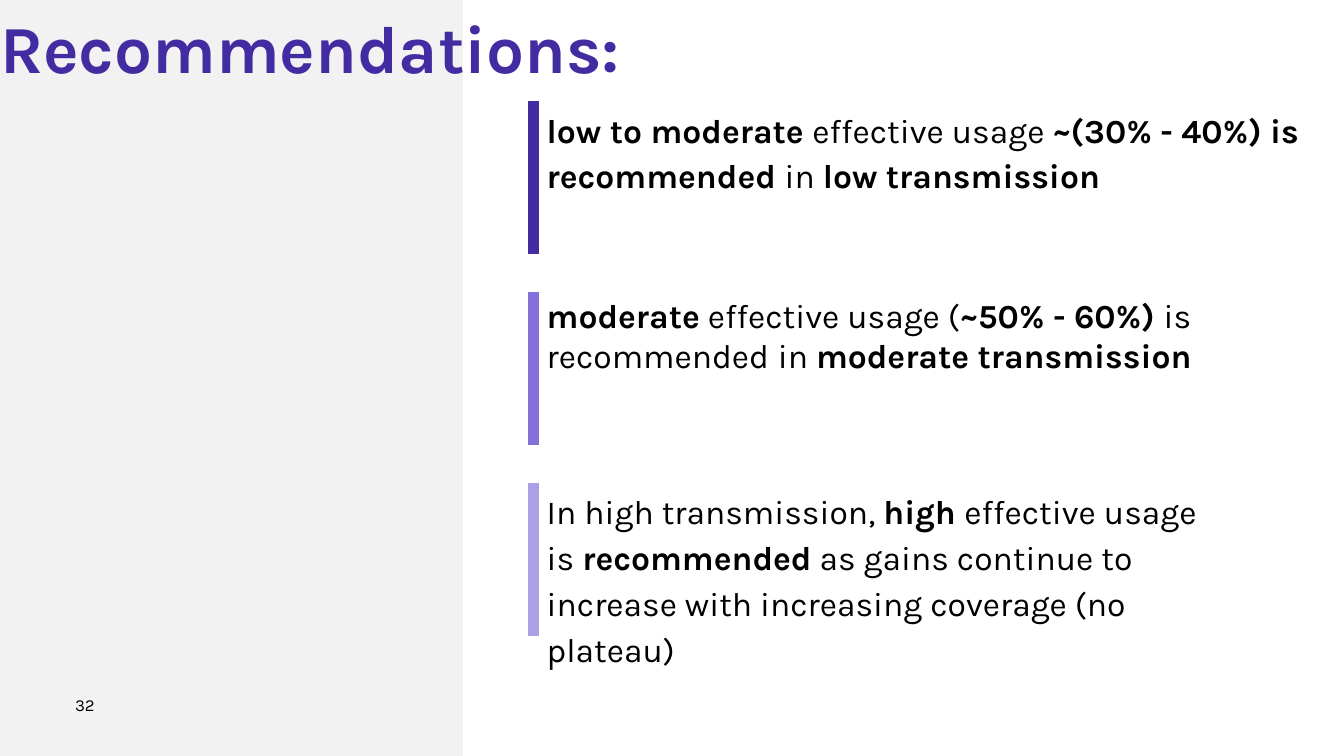
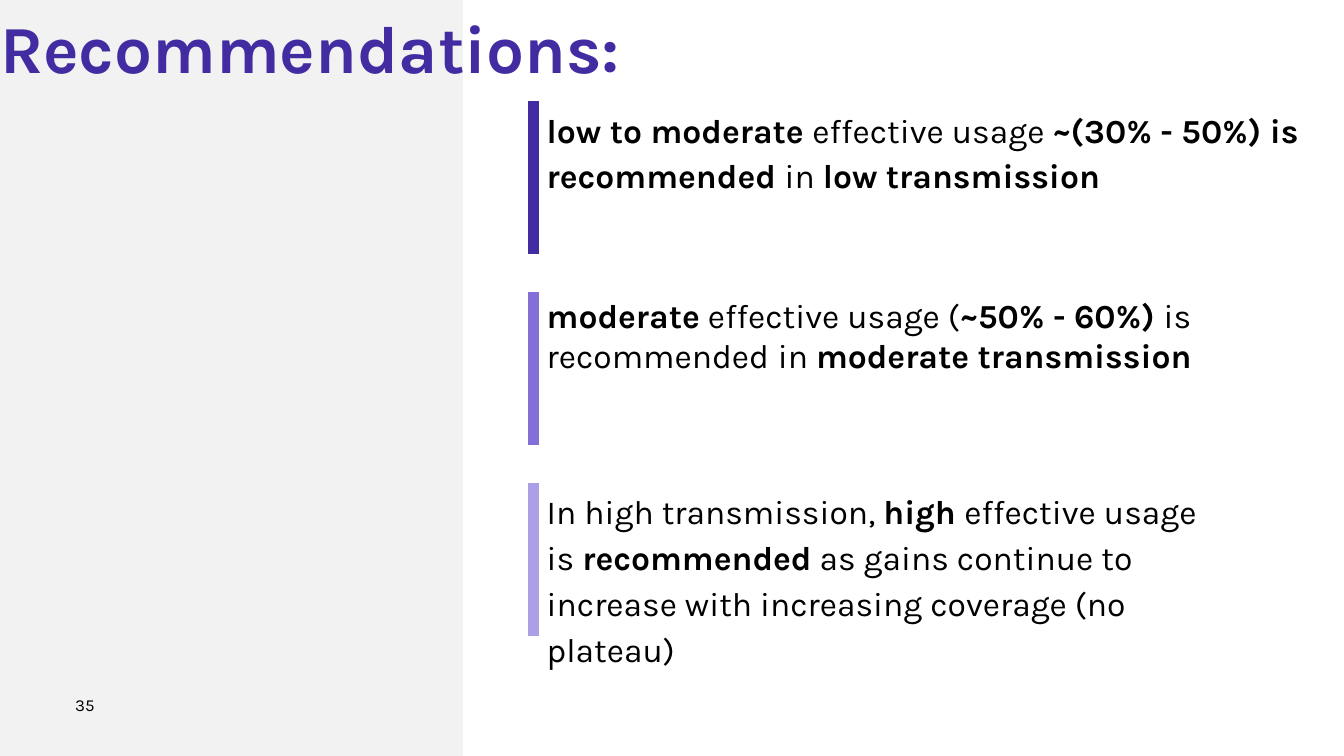
Before and after one commit to zenabusuboi/MySWISS-TPH, a slide deck: slide 35 of ZenabuPhD/COMMUNITY PROTECTION/PRESENTATIONS/CommProt_Presentation4_AnnualCommitteeMeeting2_2026.pptx (slide 32 before the commit). Drawn at 1344x756 pixels with LibreOffice and Linux fonts; fonts in the diff are those of the drawing; background and template pictures are left out. Boxes give left, top, right and bottom in pixels: in the first picture for what was removed or moved away, otherwise in the second. Text is boxed around its words. In the diff, an @@ line names an element or a change of style, - is before the commit and + after.

```diff
--- a/ZenabuPhD/COMMUNITY PROTECTION/PRESENTATIONS/CommProt_Presentation4_AnnualCommitteeMeeting2_2026.pptx
+++ b/ZenabuPhD/COMMUNITY PROTECTION/PRESENTATIONS/CommProt_Presentation4_AnnualCommitteeMeeting2_2026.pptx
@@ text at [547,118,1299,189]: text changed @@
-low to moderate effective usage ~(30% - 40%) is recommended in low transmission
+low to moderate effective usage ~(30% - 50%) is recommended in low transmission
@@ page number at [75,700,94,711]: text changed @@
-32
+35
```
Also in this commit, not shown: 17 other slides changed, 8 slides added, 3 slides removed, 45 other files.
